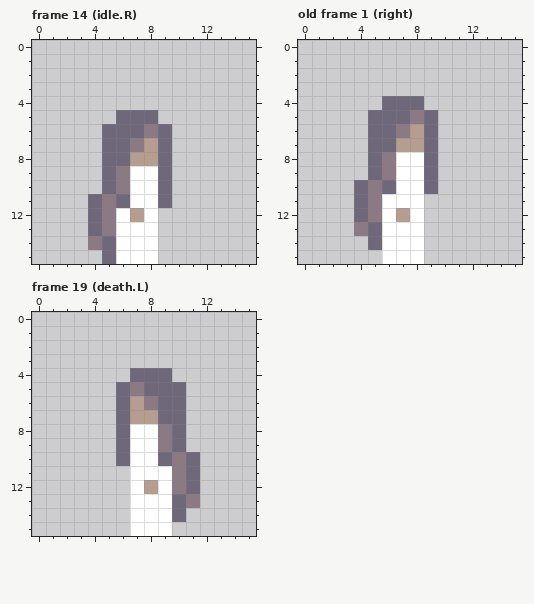
Two versions of one pixel-art file, Assets/Sprites/Player/girl12p_proj.aseprite. Above: the version before the commit.
16x16 pixels, 20 frames. Shown: frame 14 (idle.R), old frame 1 (right), frame 19 (death.L). The commit also changed other frames, which this record leaves out.
New version:
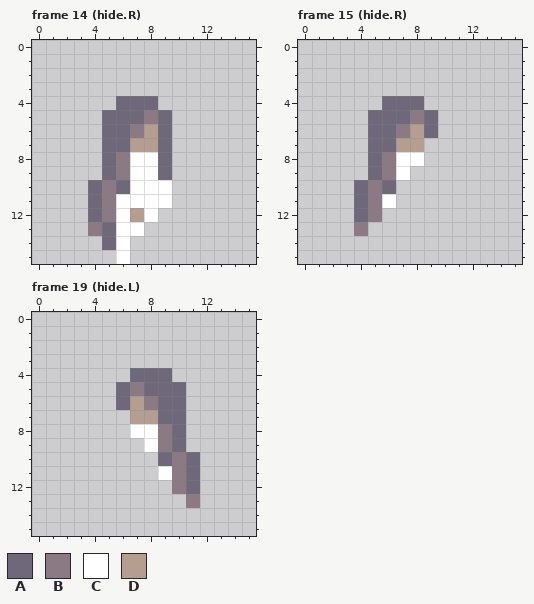
Palette (. is transparent): A #6f687a  B #8b7983  C #ffffff  D #b59e90
A new or re-ordered frame is compared with the old frame closest to it.
Edits made:
frames re-ordered
--- frame 14 (hide.R)
@@ x 2..11 @@
  3 ..........
- 4 ..........
- 5 ....AAA...
- 6 ...AAABA..
- 7 ...AABDA..
- 8 ...AADDA..
+ 4 ....AAA...
+ 5 ...AAABA..
+ 6 ...AABDA..
+ 7 ...AADDA..
+ 8 ...ABCCA..
  9 ...ABCCA..
-10 ...ABCCA..
-11 ..ABACCA..
+10 ..ABACCC..
+11 ..ABCCCC..
 12 ..ABCDC...
-13 ..ABCCC...
-14 ..BACCC...
-15 ...ACCC...
+13 ..BACC....
+14 ...AC.....
+15 ....C.....
--- frame 15 (hide.R) against old frame 1 (right)
@@ x 3..11 @@
  6 ..AABDA..
- 7 ..AADDA..
- 8 ..ABCCA..
- 9 ..ABCCA..
-10 .ABACCA..
-11 .ABCCC...
-12 .ABCDC...
-13 .BACCC...
-14 ..ACCC...
-15 ...CCC...
+ 7 ..AADD...
+ 8 ..ABCC...
+ 9 ..ABC....
+10 .ABA.....
+11 .ABC.....
+12 .AB......
+13 .B.......
+14 .........
+15 .........
--- frame 19 (hide.L)
@@ x 4..12 @@
  6 ..ADBAA..
- 7 ..ADDAA..
- 8 ..ACCBA..
- 9 ..ACCBA..
-10 ..ACCABA.
-11 ...CCCBA.
-12 ...CDCBA.
-13 ...CCCAB.
-14 ...CCCA..
-15 ...CCC...
+ 7 ...DDAA..
+ 8 ...CCBA..
+ 9 ....CBA..
+10 .....ABA.
+11 .....CBA.
+12 ......BA.
+13 .......B.
+14 .........
+15 .........
Changed places in both pictures, as pixel boxes (x1, y1, x2, y2):
changed: (88, 96, 172, 264)
erased: (368, 138, 438, 264)
erased: (116, 410, 186, 536)
